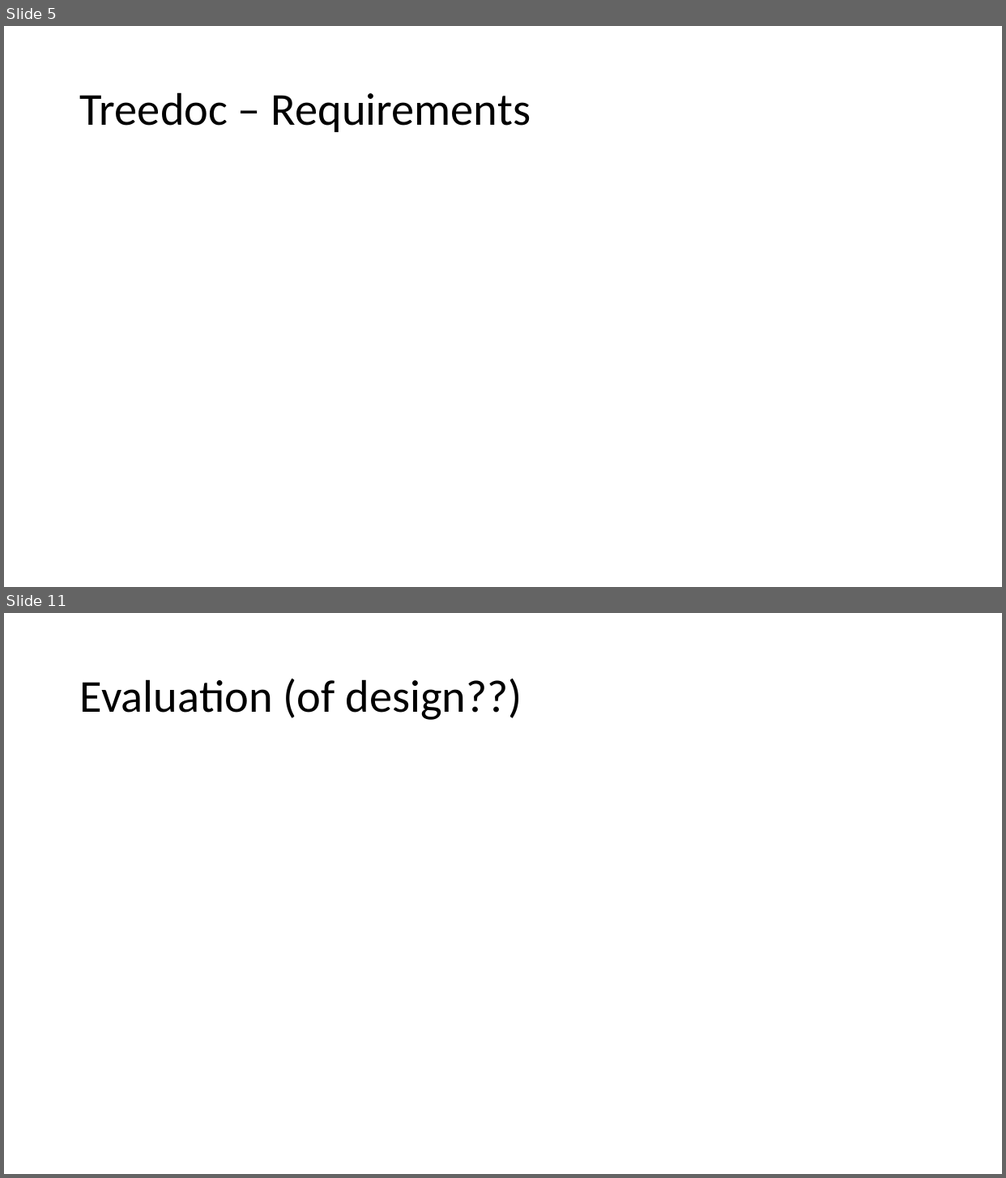
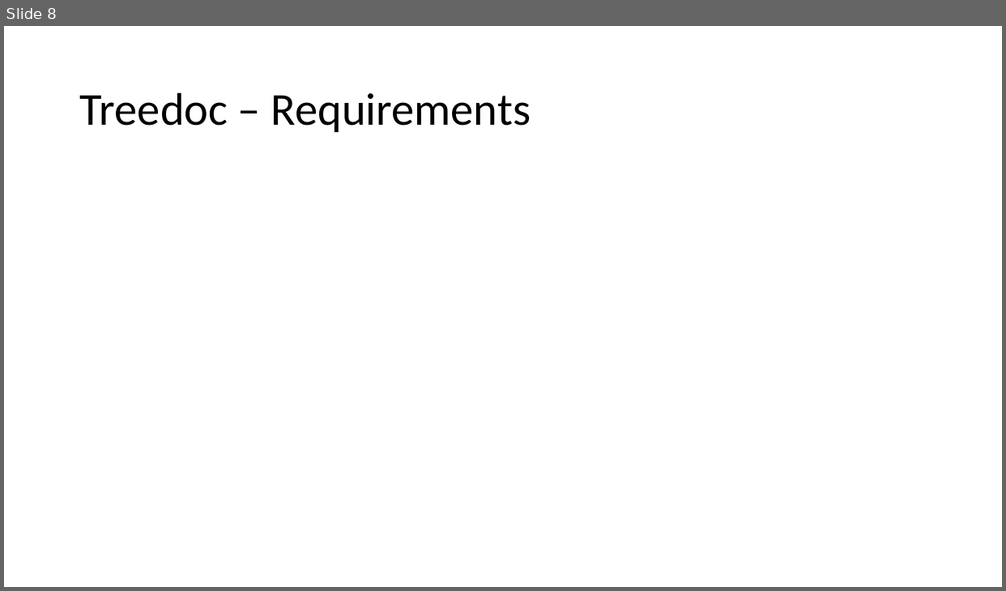
Before and after one commit to nickbradley/538b-project, a slide deck: p2pwiki.pptx. Shown one above the other, each under a label of ours: slides 5 and 11 before the commit, slide 8 after it; the slides between them are not shown. The pictures are 1006x1178 and 1006x591 pixels, drawn with LibreOffice and Linux fonts; fonts in the diff are those of the drawing; grey boxes stand for pictures. Boxes give left, top, right and bottom in pixels: in the first picture for what was removed or moved away, otherwise in the second. Text is boxed around its words. In the diff, an @@ line names an element or a change of style, - is before the commit and + after.

```diff
--- a/p2pwiki.pptx
+++ b/p2pwiki.pptx
@@ slide 11 removed at (4,613,1002,1174), background #FFFFFF @@
@@ title removed at (80,679,522,720) @@
-Evaluation (of design??)
@@ what was slide 5 is now slide 8 @@
```
Also in this commit, not shown: 5 slides changed, 7 slides added, 3 other slides removed, 10 other files.
